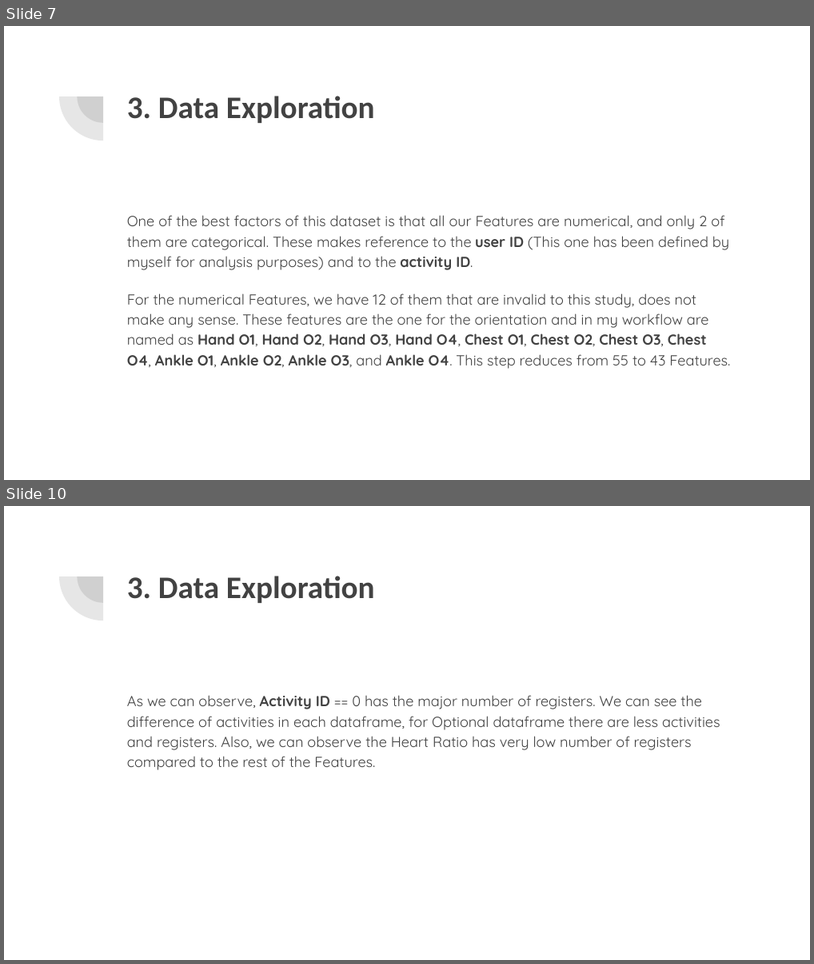
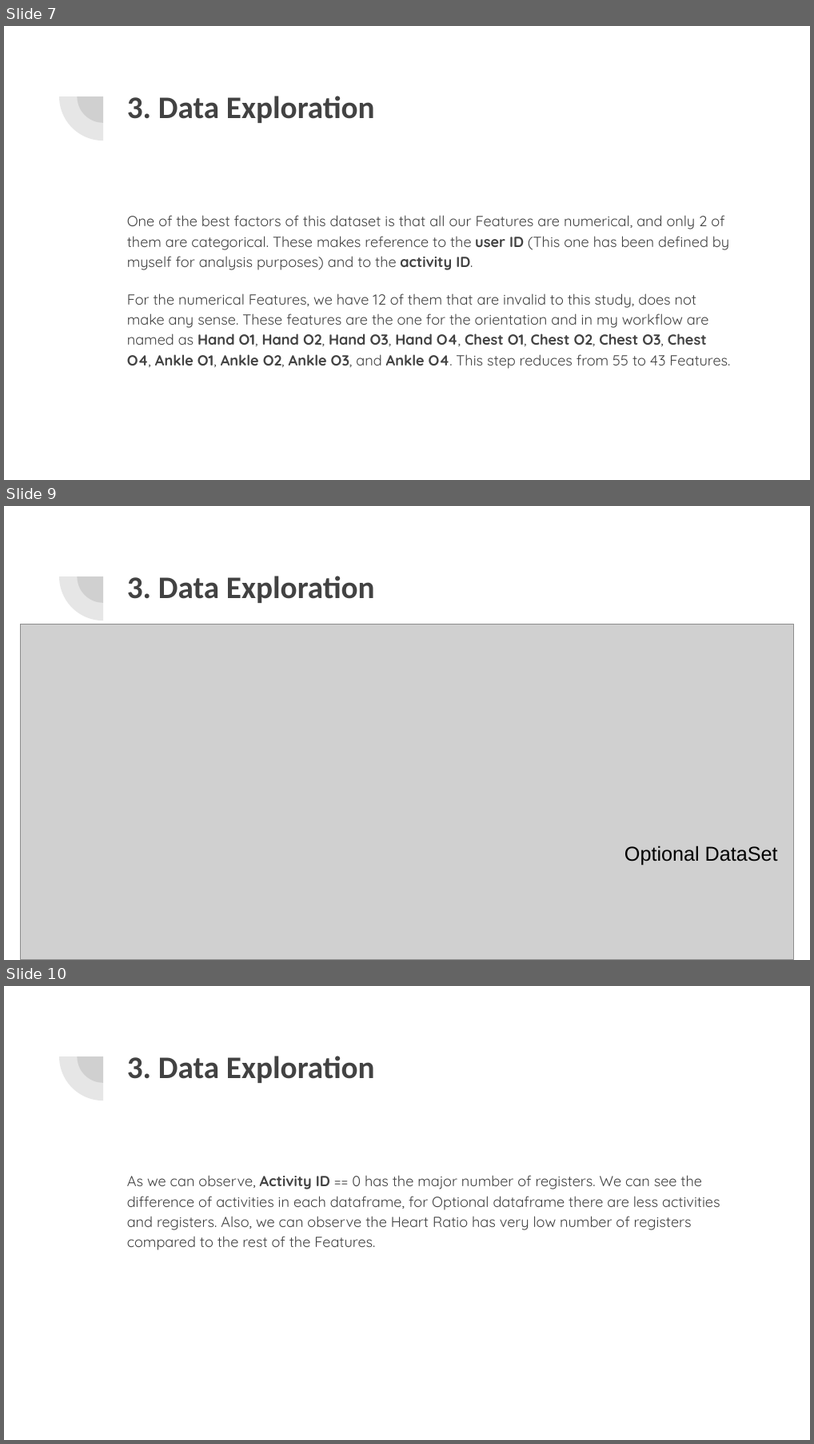
Before and after one commit to ijcernicharo/IH---Final-Project, a slide deck: FINAL-PROJECT/DOCS/Final_Project-Ivan_Cernicharo .odp. Shown one above the other, each under a label of ours: slides 7 and 10 before the commit, slides 7, 9 and 10 after it; the slides between them are not shown. The pictures are 814x964 and 814x1444 pixels, drawn with LibreOffice and Linux fonts; fonts in the diff are those of the drawing; grey boxes stand for pictures. Boxes give left, top, right and bottom in pixels: in the first picture for what was removed or moved away, otherwise in the second. Text is boxed around its words. In the diff, an @@ line names an element or a change of style, - is before the commit and + after.

```diff
--- a/FINAL-PROJECT/DOCS/Final_Project-Ivan_Cernicharo .odp
+++ b/FINAL-PROJECT/DOCS/Final_Project-Ivan_Cernicharo .odp
@@ slide 9 added at <box>4,506,810,960</box>, background #FFFFFF; not listed: 2 template elements that a slide beside it also shows @@
@@ title added at <box>127,576,375,603</box>, 28 pt, text #424242, bold @@
+3. Data Exploration
@@ picture added at <box>20,624,794,959</box> @@
@@ text added at <box>625,845,778,865</box>, 18 pt, text #000000 @@
+Optional DataSet
```
Also in this commit, not shown: 1 other slide added, 2 slides removed, 1 other file.
